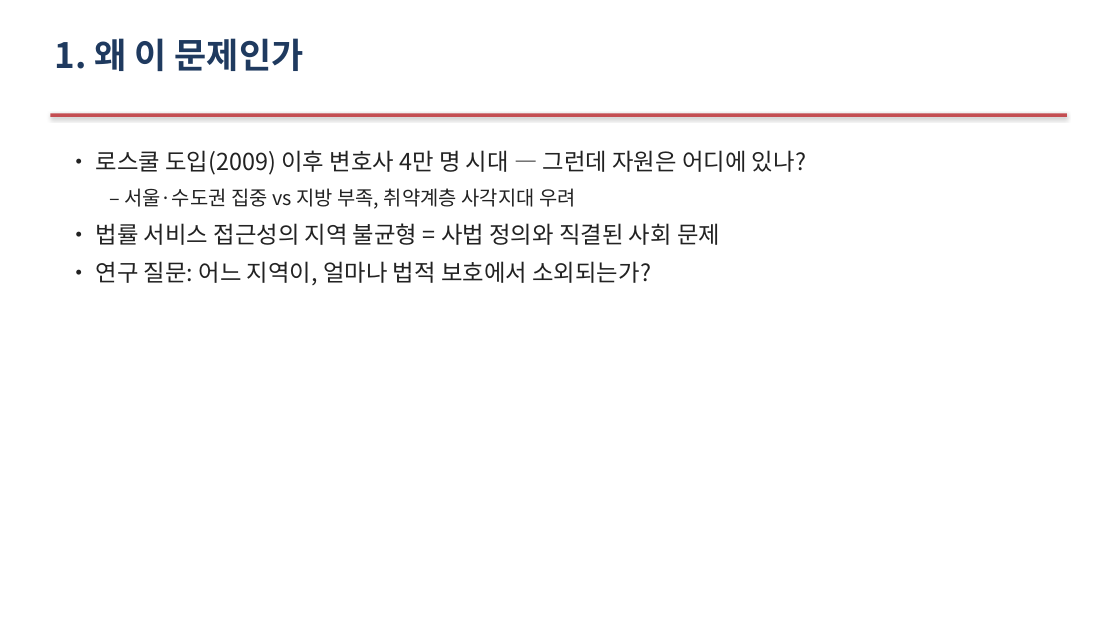
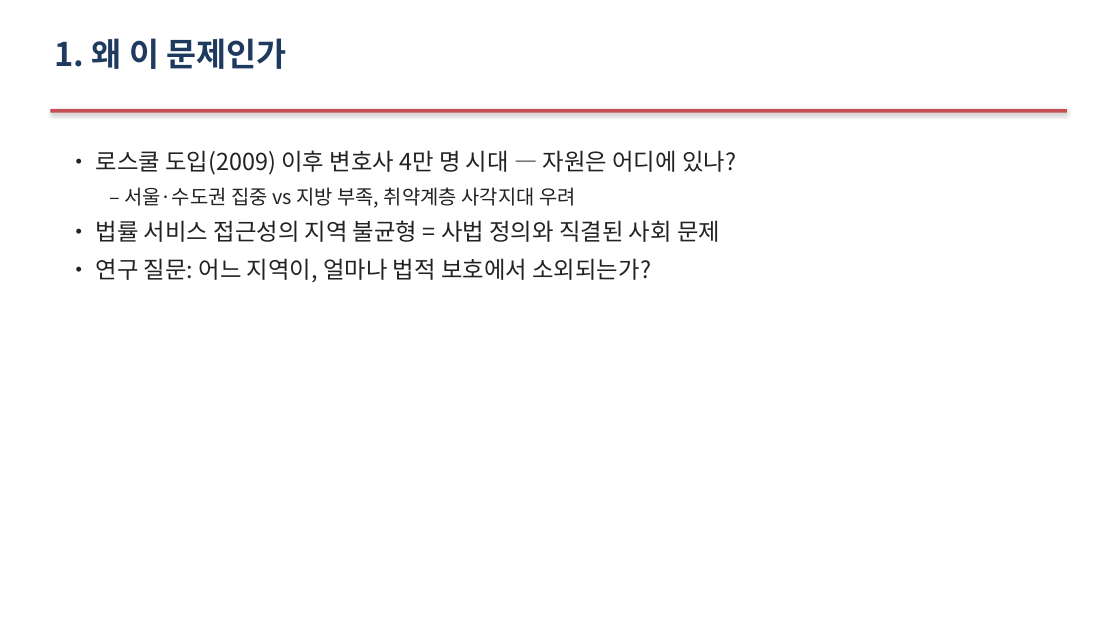
Before and after one commit to Allenkeem/llai-project, a slide deck: slide 4 of reports/발표자료.pptx. Drawn at 1120x630 pixels with LibreOffice and Linux fonts; fonts in the diff are those of the drawing. Boxes give left, top, right and bottom in pixels: in the first picture for what was removed or moved away, otherwise in the second. Text is boxed around its words. In the diff, an @@ line names an element or a change of style, - is before the commit and + after.

```diff
--- a/reports/발표자료.pptx
+++ b/reports/발표자료.pptx
@@ text "1. 왜 이 문제인가" at [54, 38, 286, 69]: size 30 to 28 pt @@
@@ rectangle: place and size @@
-rectangle at [50, 113, 1067, 117]
+rectangle at [50, 109, 1067, 113]
@@ text at [96, 150, 736, 175]: text changed @@
-• 로스쿨 도입(2009) 이후 변호사 4만 명 시대 — 그런데 자원은 어디에 있나?
+• 로스쿨 도입(2009) 이후 변호사 4만 명 시대 — 자원은 어디에 있나?
@@ text at [96, 187, 720, 282]: less space between paragraphs @@
```
Also in this commit, not shown: 20 other slides changed, 1 other file.
